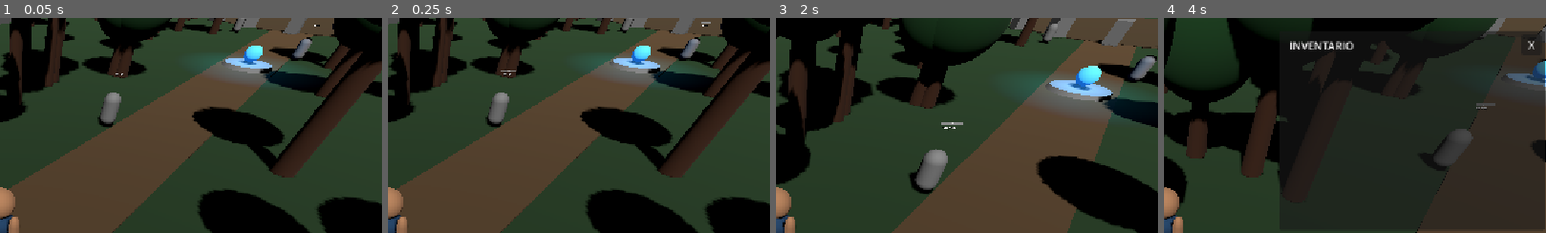
Above: before the commit, frames 1-4 (left to right).
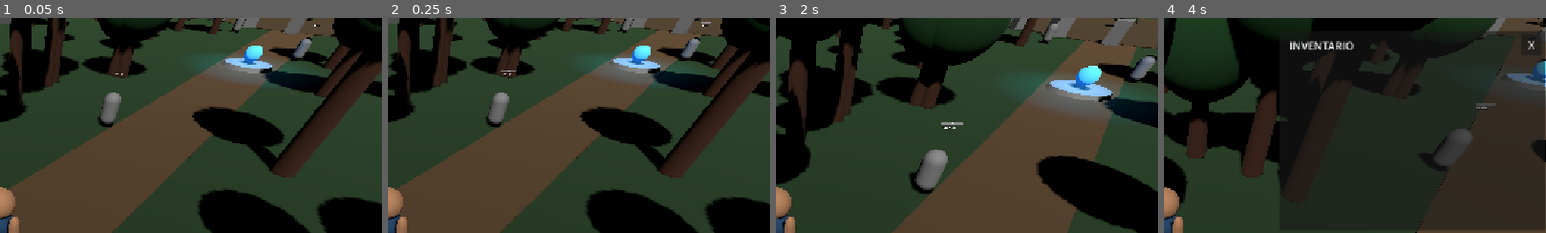
Above: after the commit, the same moments.

Repository: AdolfoBarca/MUNDO_LEYENDAS
Game: Godot game, scene res://BosqueCipitio.tscn
The game is run twice, just before and just after one commit, with the same random seed, the same clock (stepped at 60 frames per second) and the same inputs. This scene is started directly instead of the project's main scene.
Inputs (mouse positions are % of the whole screen's width and height, from its top left):
- Up to frame 1 (0.05 s): no input
- Up to frame 2 (0.25 s): no input
- Up to frame 3 (2 s): tap Enter at 0.5 s; move the mouse to (45, 70) at 0.52 s; hold W from 0.53 s (still down); tap I at 0.6, 1.35 s; click (45, 70) at 0.67 s; move the mouse to (80, 65) at 1.27 s
- Up to frame 4 (4 s): move the mouse to (20, 35) at 2.02 s; release W at 2.03 s; hold A 2.03-3.53 s; tap I at 2.1, 2.85, 3.6 s; move the mouse to (55, 50) at 2.77 s; click (55, 50) at 2.92 s; move the mouse to (35, 25) at 3.52 s; hold S from 3.53 s (still down)
The pictures show only the part of the screen within x 50-100%, y 0-50%; the shares and areas given below are measured in that part.

The runs differ from the first frame. In frame 1, less than 0.1% of the frame differs, in the area x 80-82%, y 0-2%; in frame 2, less than 0.1%; in frame 3, less than 0.1%; in frame 4, less than 0.1%, in the area x 94-100%, y 0-4%.

Commit message:
Integrar Cipitio Legendario en la arena del bosque

Diff:
--- a/BosqueCipitio.tscn
+++ b/BosqueCipitio.tscn
@@ -8,6 +8,7 @@
 [ext_resource type="Script" uid="uid://b0khvsy334yjx" path="res://HUDInventario.gd" id="6_71d4f"]
 [ext_resource type="Script" uid="uid://cokjaukgd33hs" path="res://SantuarioCheckpoint.gd" id="7_4ut1j"]
 [ext_resource type="PackedScene" uid="uid://c320vyayp7dqi" path="res://MiniCipitio.tscn" id="8_q7ad5"]
+[ext_resource type="PackedScene" uid="uid://bt1mx3xu1hgcf" path="res://CipitioLegendario.tscn" id="9_0nubu"]
 
 [sub_resource type="CapsuleMesh" id="CapsuleMesh_4nkgc"]
 
@@ -188,3 +189,6 @@
 
 [node name="Guardian3" parent="Guardianes" unique_id=1100180862 instance=ExtResource("8_q7ad5")]
 transform = Transform3D(1, 0, 0, 0, 1, 0, 0, 0, 1, -6, 1, -15)
+
+[node name="CipitioLegendario" parent="." unique_id=1947435142 instance=ExtResource("9_0nubu")]
+transform = Transform3D(1, 0, 0, 0, 1, 0, 0, 0, 1, 0, 0, -35)
--- a/CipitioLegendario.tscn
+++ b/CipitioLegendario.tscn
@@ -68,11 +68,10 @@
 material = SubResource("StandardMaterial3D_whuy3")
 size = Vector3(2.4, 0.15, 0.05)
 
-[sub_resource type="StandardMaterial3D" id="StandardMaterial3D_hvlbp"]
+[sub_resource type="StandardMaterial3D" id="StandardMaterial3D_excdm"]
 albedo_color = Color(1, 0, 0, 1)
 
-[sub_resource type="BoxMesh" id="BoxMesh_e5ioe"]
-material = SubResource("StandardMaterial3D_hvlbp")
+[sub_resource type="BoxMesh" id="BoxMesh_whuy3"]
 size = Vector3(2.3, 0.1, 0.06)
 
 [node name="CipitioLegendario" type="CharacterBody3D" unique_id=1947435142]
@@ -101,13 +100,6 @@
 transform = Transform3D(1, 0, 0, 0, 1, 0, 0, 0, 1, 0, 4.8, 0)
 billboard = 1
 text = "CIPITÍO LEGENDARIO"
-
-[node name="DirectionalLight3D" type="DirectionalLight3D" parent="." unique_id=1170527984]
-transform = Transform3D(0.8660254, -0.35355338, 0.35355338, 0, 0.70710677, 0.70710677, -0.5, -0.6123724, 0.6123724, 0, 0, 0)
-
-[node name="CamaraPrueba" type="Camera3D" parent="DirectionalLight3D" unique_id=1697863181]
-transform = Transform3D(0.9993908, -0.011936322, 0.032794803, 0.024677634, 0.9061604, -0.4222135, -0.024677634, 0.42276555, 0.90590304, -0.4019239, -2.2600207, 7.2097683)
-current = true
 
 [node name="OjoIzquierdo" type="MeshInstance3D" parent="." unique_id=1915311589]
 transform = Transform3D(0.13, 0, 0, 0, 0.13, 0, 0, 0, 0.13, -0.25, 3.15, 0.55)
@@ -143,6 +135,7 @@
 transform = Transform3D(1, 0, 0, 0, 1, 0, 0, 0, 1, 0, 4.55, 0)
 mesh = SubResource("BoxMesh_j115u")
 
-[node name="BarraVidaRelleno" type="MeshInstance3D" parent="." unique_id=357178761]
-transform = Transform3D(1, 0, 0, 0, 1, 0, 0, 0, 1, 0, 4.55, 0)
-mesh = SubResource("BoxMesh_e5ioe")
+[node name="BarraVidaRelleno" type="MeshInstance3D" parent="." unique_id=551157868]
+transform = Transform3D(1, 0, 0, 0, 1, 0, 0, 0, 1, 0, 4.55, 0.04)
+material_override = SubResource("StandardMaterial3D_excdm")
+mesh = SubResource("BoxMesh_whuy3")
